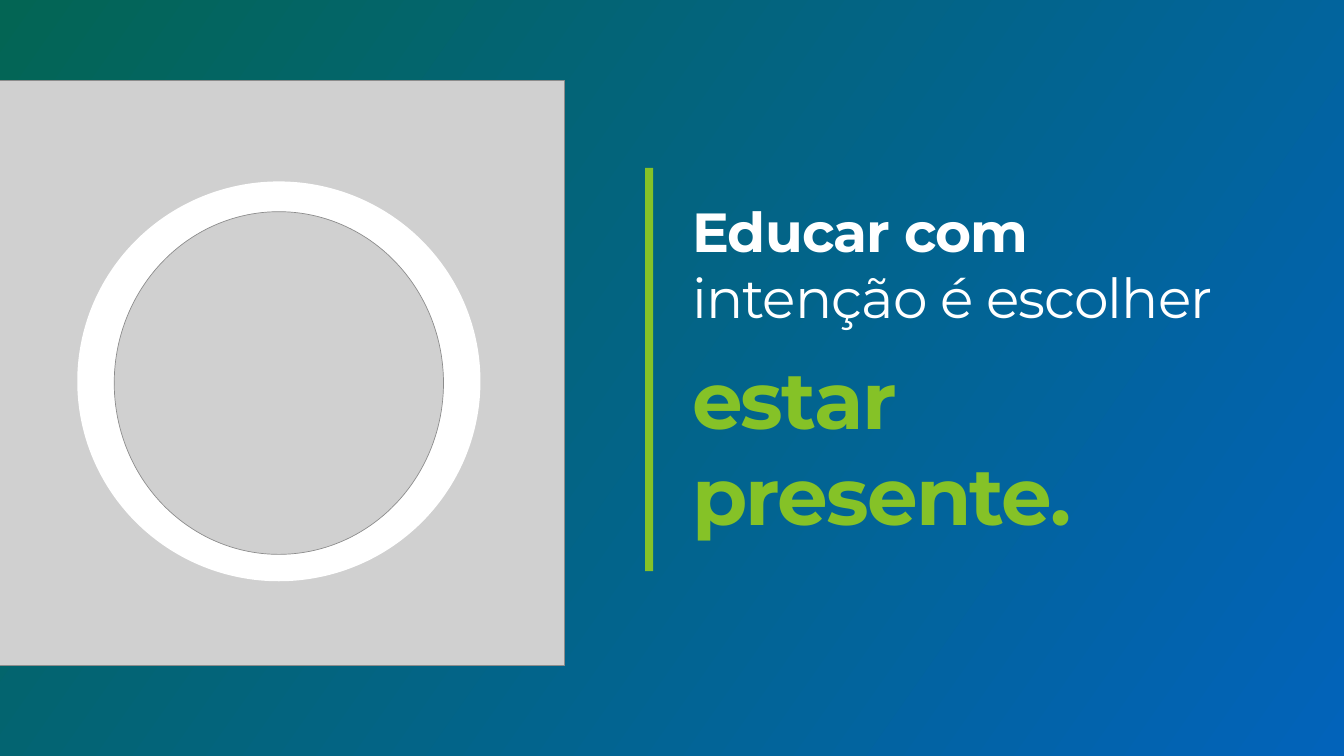
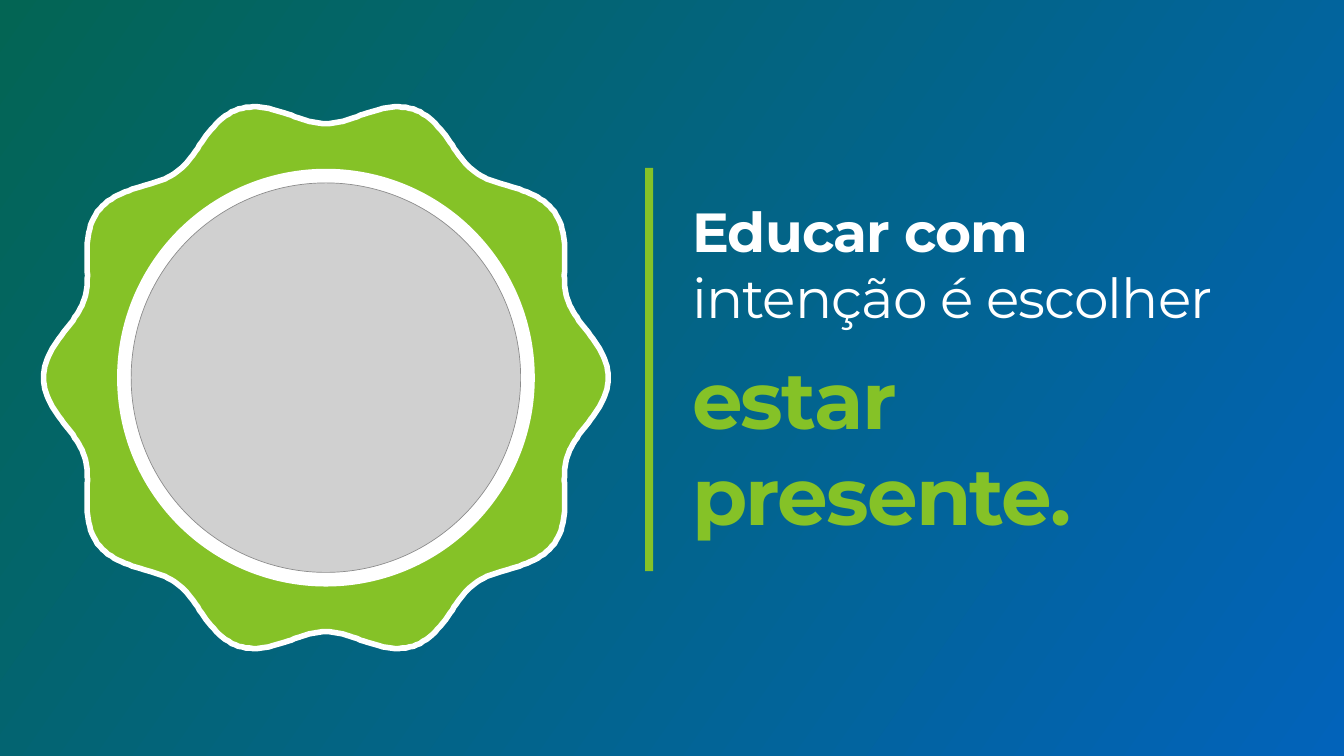
Before and after one commit to freelasrabbit-sys/logo, a slide deck: slide 41 of apresentacoes/aula-2/aula-2-integra.pptx (slide 24 before the commit). Drawn at 1344x756 pixels with LibreOffice and Linux fonts; fonts in the diff are those of the drawing; grey boxes stand for pictures. Boxes give left, top, right and bottom in pixels: in the first picture for what was removed or moved away, otherwise in the second. Text is boxed around its words. In the diff, an @@ line names an element or a change of style, - is before the commit and + after.

```diff
--- a/apresentacoes/aula-2/aula-2-integra.pptx
+++ b/apresentacoes/aula-2/aula-2-integra.pptx
@@ picture removed at box(0, 81, 564, 666) @@
@@ freeform shape added at box(44, 95, 608, 660), fill #85C227, outline #FFFFFF 6 pt @@
@@ ellipse: place and size @@
-ellipse at box(77, 181, 480, 581)
+ellipse at box(117, 169, 535, 587)
@@ picture: place and size @@
-picture at box(114, 212, 444, 554)
+picture at box(131, 183, 521, 573)
```
Also in this commit, not shown: 9 other slides changed, 17 slides added, 2 other files.
